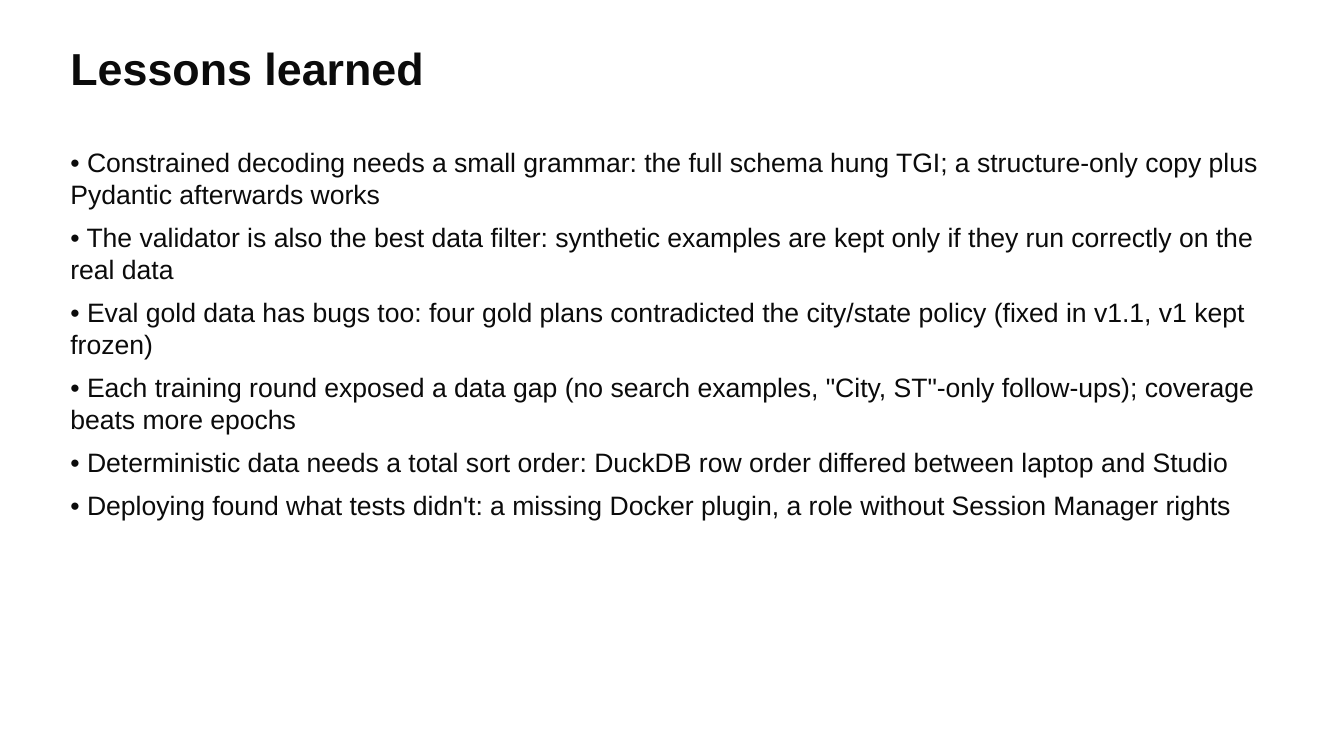
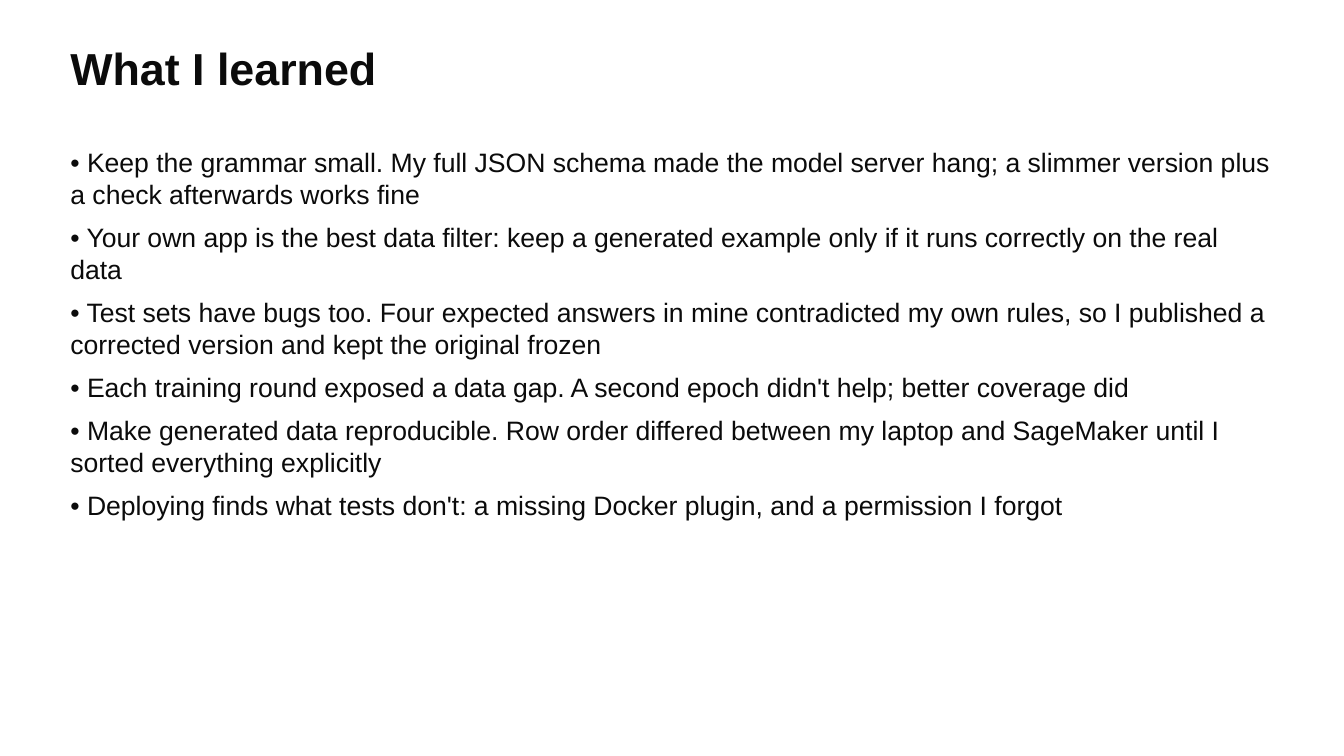
Before and after one commit to weimiao67/llm-class-final, a slide deck: slide 14 of docs/slides/housing-analyst.pptx (slide 13 before the commit). Drawn at 1344x756 pixels with LibreOffice and Linux fonts; fonts in the diff are those of the drawing. Boxes give left, top, right and bottom in pixels: in the first picture for what was removed or moved away, otherwise in the second. Text is boxed around its words. In the diff, an @@ line names an element or a change of style, - is before the commit and + after.

```diff
--- a/docs/slides/housing-analyst.pptx
+++ b/docs/slides/housing-analyst.pptx
@@ text at [70,52,376,86]: text changed @@
-Lessons learned
+What I learned
@@ text at [70,152,1270,521]: text changed @@
-• Constrained decoding needs a small grammar: the full schema hung TGI; a structure-only copy plus Pydantic afterwards works
-• The validator is also the best data filter: synthetic examples are kept only if they run correctly on the real data
-• Eval gold data has bugs too: four gold plans contradicted the city/state policy (fixed in v1.1, v1 kept frozen)
-• Each training round exposed a data gap (no search examples, "City, ST"-only follow-ups); coverage beats more epochs
-• Deterministic data needs a total sort order: DuckDB row order differed between laptop and Studio
-• Deploying found what tests didn't: a missing Docker plugin, a role without Session Manager rights
+• Keep the grammar small. My full JSON schema made the model server hang; a slimmer version plus a check afterwards works fine
+• Your own app is the best data filter: keep a generated example only if it runs correctly on the real data
+• Test sets have bugs too. Four expected answers in mine contradicted my own rules, so I published a corrected version and kept the original frozen
+• Each training round exposed a data gap. A second epoch didn't help; better coverage did
+• Make generated data reproducible. Row order differed between my laptop and SageMaker until I sorted everything explicitly
+• Deploying finds what tests don't: a missing Docker plugin, and a permission I forgot
```
Also in this commit, not shown: 13 other slides changed, 1 slide added, 4 other files.
